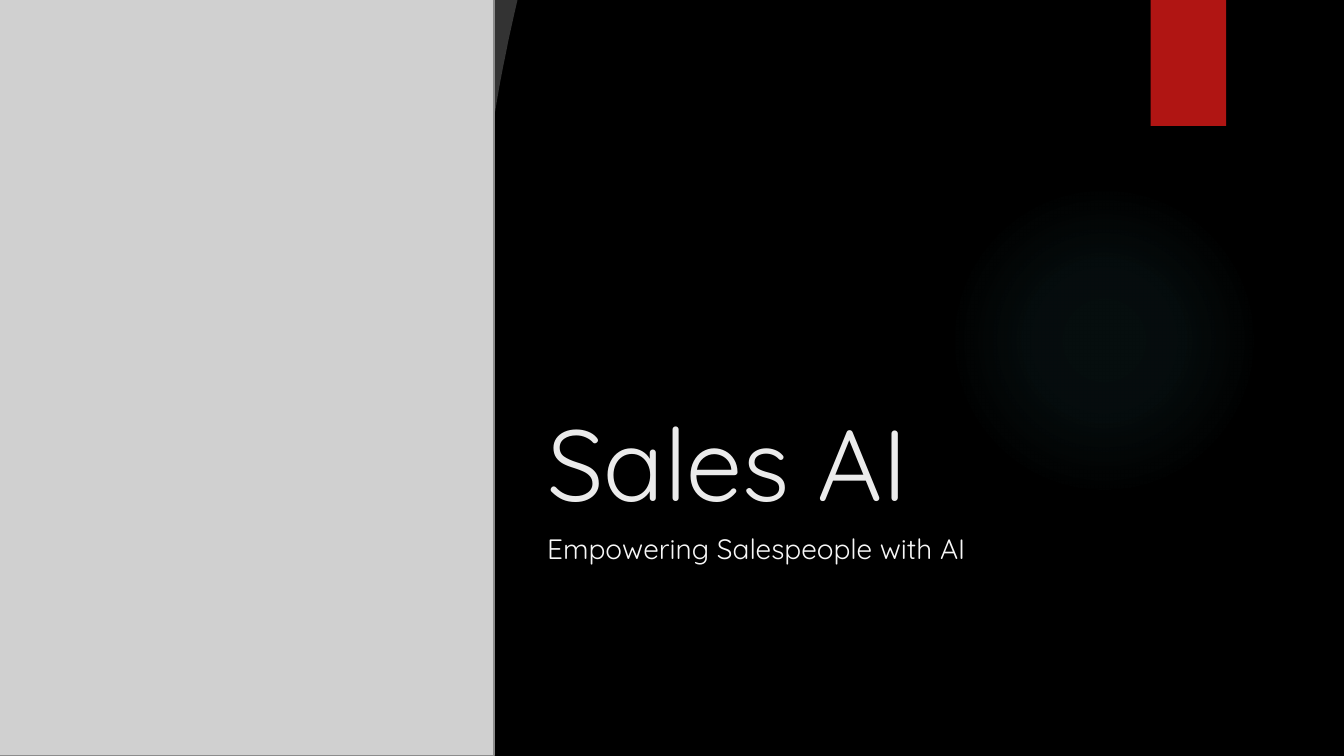
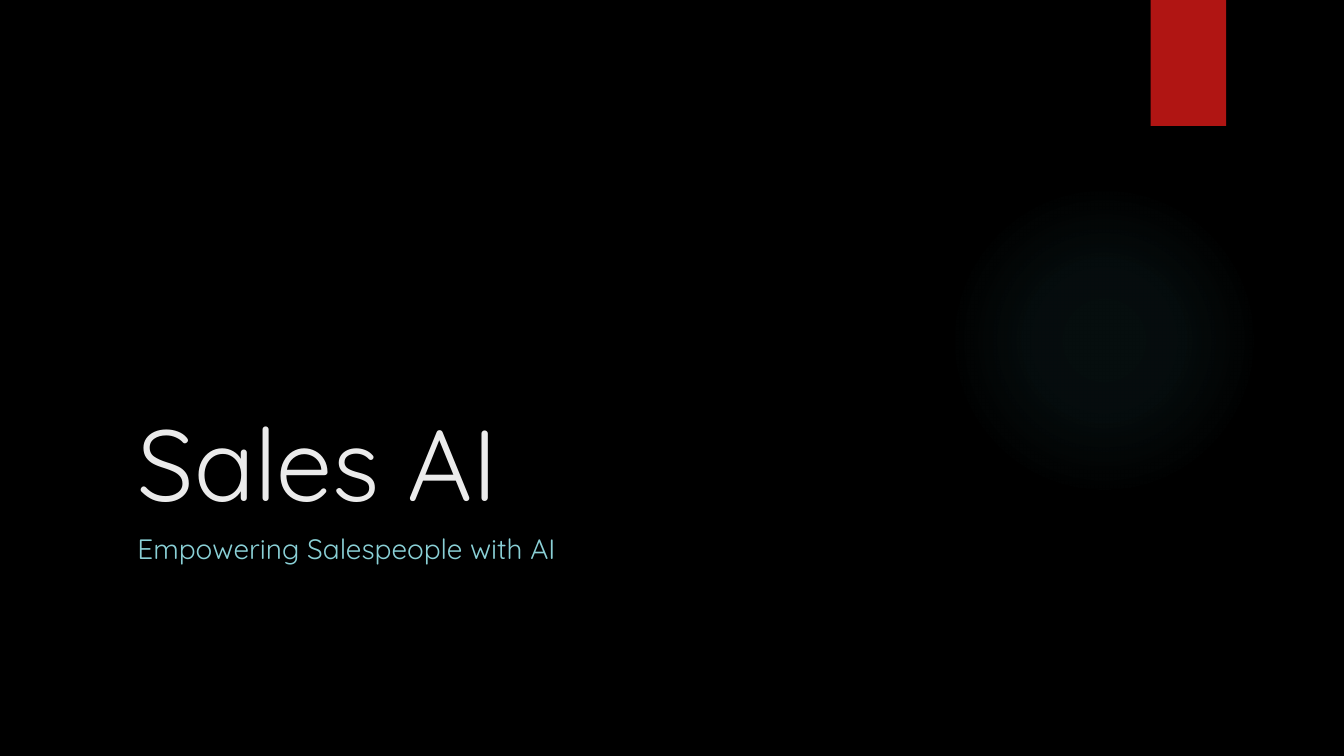
Before and after one commit to yash3107/Sales-Ai, a slide deck: slide 1 of Sales AI.pptx. Drawn at 1344x756 pixels with LibreOffice and Linux fonts; fonts in the diff are those of the drawing; grey boxes stand for pictures; background and template pictures are left out. Boxes give left, top, right and bottom in pixels: in the first picture for what was removed or moved away, otherwise in the second. Text is boxed around its words. In the diff, an @@ line names an element or a change of style, - is before the commit and + after.

```diff
--- a/Sales AI.pptx
+++ b/Sales AI.pptx
@@ picture removed at (x1=0, y1=0, x2=494, y2=756) @@
@@ freeform shape removed at (x1=456, y1=0, x2=517, y2=409) @@
@@ title "Sales AI" moved from (x1=547, y1=426, x2=907, y2=502) to (x1=137, y1=426, x2=498, y2=502) @@
@@ subtitle "Empowering Salespeople with AI" moved from (x1=547, y1=538, x2=965, y2=565) to (x1=137, y1=538, x2=555, y2=565) @@
@@ subtitle "Empowering Salespeople with AI" at (x1=137, y1=538, x2=555, y2=565): text colour #F7F7F7 to #8AD0D6 @@
```
Also in this commit, not shown: 1 other slide changed, 3 slides added.
